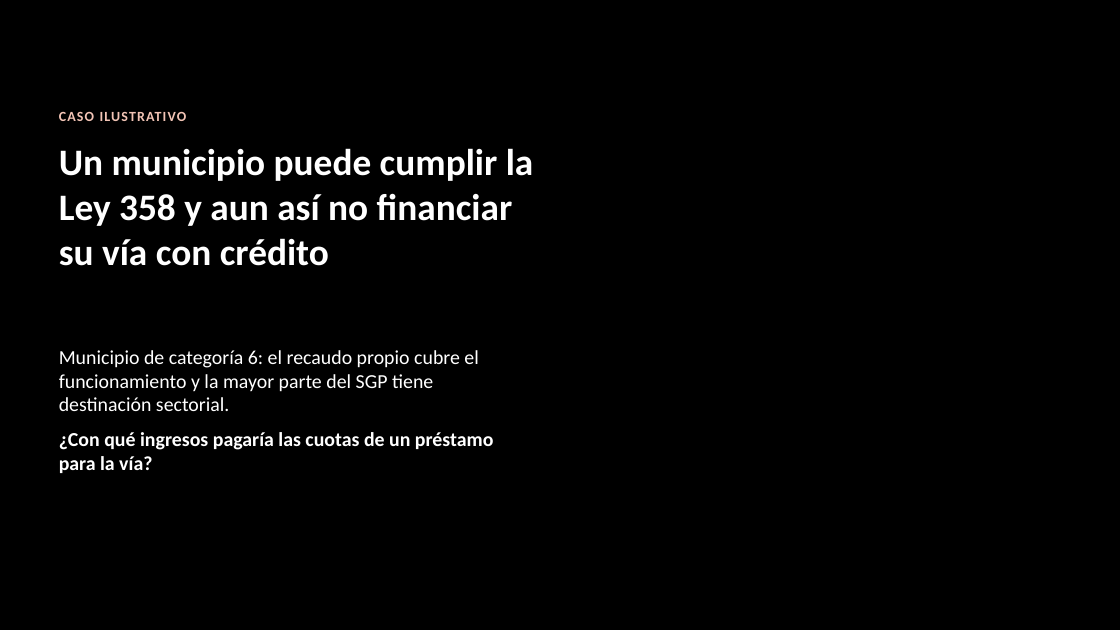
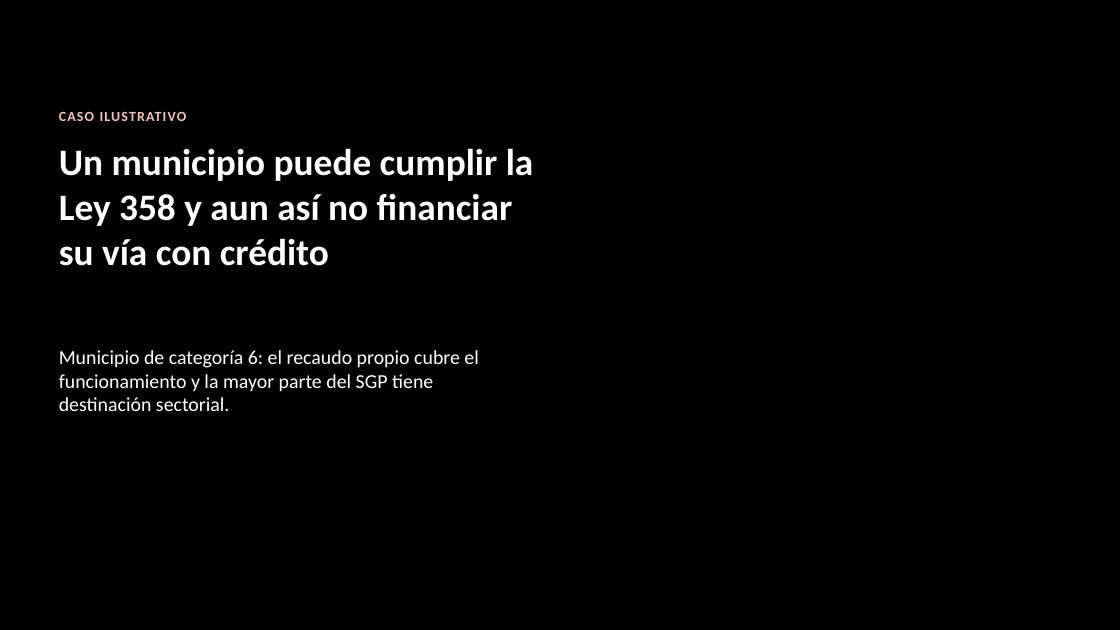
Before and after one commit to Laurarivera34/TESIS_MECA, a slide deck: slide 6 of docs/slides/profesores/Presentacion_LauraRivera_publico_general (1).pptx (slide 4 before the commit). Drawn at 1120x630 pixels with LibreOffice and Linux fonts; fonts in the diff are those of the drawing; background and template pictures are left out. Boxes give left, top, right and bottom in pixels: in the first picture for what was removed or moved away, otherwise in the second. Text is boxed around its words. In the diff, an @@ line names an element or a change of style, - is before the commit and + after.

```diff
--- a/docs/slides/profesores/Presentacion_LauraRivera_publico_general (1).pptx
+++ b/docs/slides/profesores/Presentacion_LauraRivera_publico_general (1).pptx
@@ text at <box>59,432,494,473</box>: paragraph removed @@
-¿Con qué ingresos pagaría las cuotas de un préstamo para la vía?
```
Also in this commit, not shown: 13 other slides changed, 1 slide added, 5 slides removed, 4 other files.
